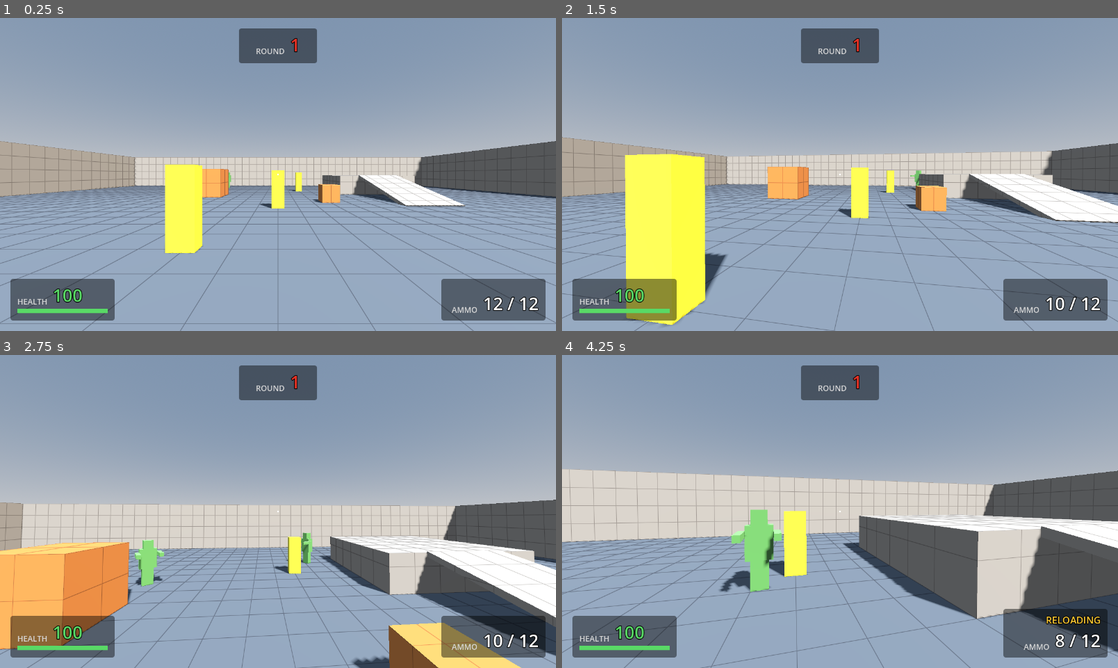
Above: before the commit, frames 1-4 (two rows, left to right).
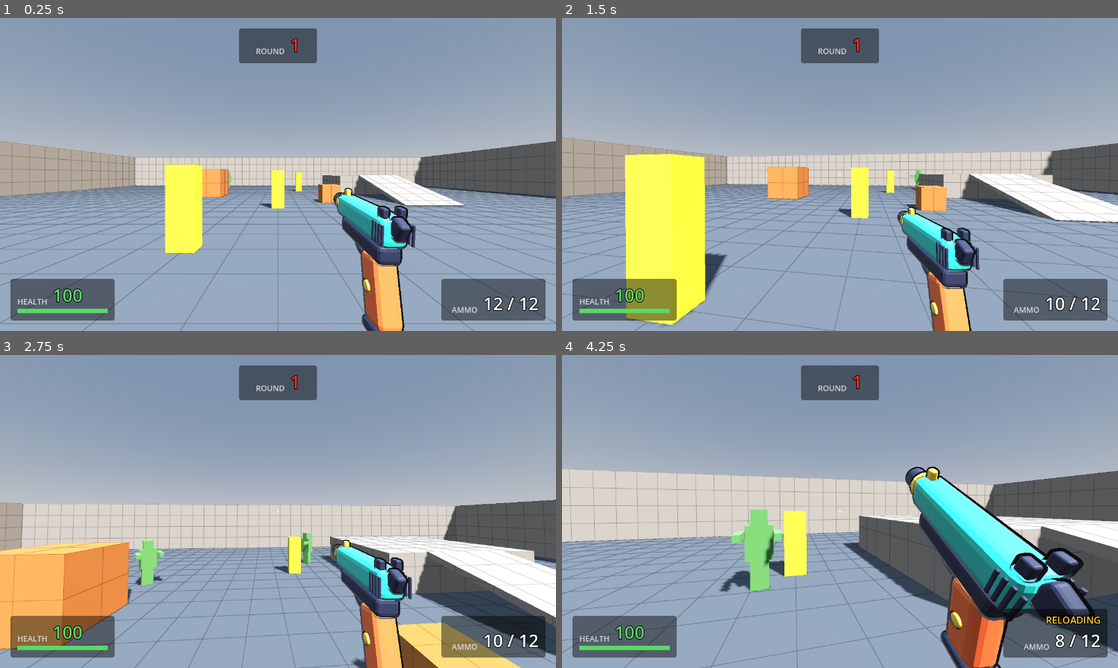
Above: after the commit, the same moments.

Repository: juanakajuan/zombie-survival-fps
Game: Godot game, scene res://levels/test_range.tscn
Two runs of this game, one before a commit and one after it. Both use one fixed random seed, a clock stepped at 60 frames per second and the inputs below.
Inputs (mouse positions are in pixels of both pictures, inside the frame that each line leads up to):
- Up to frame 1 (0.25 s): no input
- Up to frame 2 (1.5 s): tap Enter (restart) at 0.5 s; move the mouse to (867, 174) at 0.52 s; hold Ctrl (crouch) 0.53-1.28 s; hold W (move_forward) from 0.53 s (still down); tap Space (jump) at 0.77, 1.07 s; click (867, 174) at 0.8 s; move the mouse to (812, 174) at 1.27 s; click (812, 174) at 1.35 s
- Up to frame 3 (2.75 s): keep holding W (move_forward); tap Space (jump) at 1.52, 1.82, 2.3 s; tap Shift (sprint) at 1.55 s; move the mouse to (289, 505) at 2.02 s; hold Shift (sprint) from 2.03 s (still down)
- Up to frame 4 (4.25 s): keep holding W (move_forward); move the mouse to (834, 517) at 2.77 s; release Shift (sprint) at 2.78 s; tap Space (jump) at 2.85, 3.02, 3.32, 3.77, 4.07 s; click (834, 517) at 2.92 s; tap Ctrl (crouch) at 3.05 s; move the mouse to (878, 514) at 3.52 s; hold Ctrl (crouch) from 3.53 s (still down); click (878, 514) at 3.8 s; tap R (reload) at 4.15 s

The runs differ from the first frame. In frame 1, 3.7% of the frame differs, in the area x 59-75%, y 54-100%; in frame 2, 3.2%; in frame 3, 3.2%; in frame 4, 9.7%, in the area x 61-96%, y 35-100%.

Commit message:
feat: add a cartoon pistol model with fire, reload, and movement animations (#13)
* feat: add a cartoon pistol model to the starting weapon

* feat: animate the pistol for firing, reloading, and movement

* feat: reload by throwing the pistol away and drawing a new one

Diff:
--- a/project.godot
+++ b/project.godot
@@ -94,6 +94,8 @@
 [layer_names]
 
 3d_render/layer_2="player_body"
+3d_physics/layer_1="world"
+3d_physics/layer_2="debris"
 
 [physics]
 
--- /dev/null
+++ b/tests/weapons/test_view_model.gd
@@ -0,0 +1,107 @@
+extends TestCase
+
+const PLAYER_SCENE: PackedScene = preload("res://player/player.tscn")
+const MODEL_PATH := "Head/Camera3D/Weapon/PistolView/Motion/Model"
+const SETTLE_FRAMES := 60
+
+
+func test_gun_rises_into_view_after_spawn() -> void:
+	var player := await _spawn_player(1)
+	var start := _pose(player).origin
+	await physics_frames(SETTLE_FRAMES)
+	assert_true(_pose(player).origin.y > start.y + 0.05, "the gun moves up into view")
+
+
+func test_shot_kicks_the_gun_back_and_it_returns() -> void:
+	var player := await _spawn_player(SETTLE_FRAMES)
+	var rest := _pose(player)
+	Input.action_press("fire")
+	await physics_frames(2)
+	var kicked := _pose(player)
+	assert_true(kicked.origin.z > rest.origin.z + 0.01, "the gun moves back toward the camera")
+	assert_true(_muzzle_pitch(kicked) > _muzzle_pitch(rest) + 0.05, "the muzzle points up")
+	Input.action_release("fire")
+	await physics_frames(SETTLE_FRAMES)
+	assert_true(_pose(player).origin.distance_to(rest.origin) < 0.005, "the gun is back at rest")
+
+
+func test_reload_throws_the_gun_behind_the_player_and_draws_a_new_one() -> void:
+	var player := await _spawn_player(SETTLE_FRAMES)
+	var weapon := player.get_node("Head/Camera3D/Weapon") as Weapon
+	var model := player.get_node(MODEL_PATH) as Node3D
+	var rest := _pose(player)
+	weapon.try_fire()
+	await physics_frames(SETTLE_FRAMES)
+	weapon.start_reload()
+	var hands_were_empty := false
+	var frames := ceili(weapon.data.reload_time * Engine.physics_ticks_per_second) + 10
+	for i in frames:
+		await physics_frames(1)
+		if not model.is_visible_in_tree():
+			hands_were_empty = true
+	assert_true(hands_were_empty, "the gun leaves the hand during the reload")
+	var thrown := get_tree().get_nodes_in_group("thrown_gun")
+	assert_eq(thrown.size(), 1, "one gun was thrown")
+	var gun := thrown[0] as Node3D
+	assert_true(gun.global_position.z > player.global_position.z + 0.5, "the thrown gun is behind the player")
+	assert_true(not weapon.is_reloading(), "the reload is over")
+	assert_true(model.is_visible_in_tree(), "a new gun is in the hand")
+	assert_true(_pose(player).origin.distance_to(rest.origin) < 0.005, "the new gun is at rest")
+
+
+func test_sprinting_points_the_gun_away_from_the_crosshair() -> void:
+	var player := await _spawn_player(SETTLE_FRAMES)
+	var rest := _pose(player)
+	Input.action_press("move_forward")
+	Input.action_press("sprint")
+	await physics_frames(SETTLE_FRAMES)
+	assert_true(player.is_sprinting(), "the player sprints")
+	var forward := -_pose(player).basis.z
+	assert_true(forward.angle_to(-rest.basis.z) > deg_to_rad(15.0), "the gun turns away from the crosshair")
+
+
+func test_walking_bobs_the_gun() -> void:
+	var player := await _spawn_player(SETTLE_FRAMES)
+	Input.action_press("move_forward")
+	var lowest := INF
+	var highest := -INF
+	for i in SETTLE_FRAMES:
+		await physics_frames(1)
+		var y := _pose(player).origin.y
+		lowest = minf(lowest, y)
+		highest = maxf(highest, y)
+	assert_true(highest - lowest > 0.005, "the gun moves up and down while walking")
+
+
+func test_gun_goes_down_when_the_player_dies() -> void:
+	var player := await _spawn_player(SETTLE_FRAMES)
+	var rest := _pose(player)
+	Health.find_on(player).damage(10000.0)
+	await physics_frames(SETTLE_FRAMES)
+	assert_true(_pose(player).origin.y < rest.origin.y - 0.1, "the gun drops out of view")
+
+
+## The model's transform as the camera sees it.
+func _pose(player: Player) -> Transform3D:
+	var camera := player.get_node("Head/Camera3D") as Camera3D
+	var model := player.get_node(MODEL_PATH) as Node3D
+	return camera.global_transform.affine_inverse() * model.global_transform
+
+
+func _muzzle_pitch(pose: Transform3D) -> float:
+	return asin(clampf(-pose.basis.z.y, -1.0, 1.0))
+
+
+func _spawn_player(frames: int) -> Player:
+	var floor_body := StaticBody3D.new()
+	var floor_shape := CollisionShape3D.new()
+	var box := BoxShape3D.new()
+	box.size = Vector3(200.0, 1.0, 200.0)
+	floor_shape.shape = box
+	floor_shape.position = Vector3(0.0, -0.5, 0.0)
+	floor_body.add_child(floor_shape)
+	add_child(floor_body)
+	var player := PLAYER_SCENE.instantiate() as Player
+	add_child(player)
+	await physics_frames(frames)
+	return player
--- a/tests/weapons/test_weapon.gd
+++ b/tests/weapons/test_weapon.gd
@@ -3,6 +3,7 @@
 const DUMMY_SCENE: PackedScene = preload("res://targets/target_dummy.tscn")
 const PLAYER_SCENE: PackedScene = preload("res://player/player.tscn")
 const WEAPON_SCENE: PackedScene = preload("res://weapons/weapon.tscn")
+const THROWN_GUN_SCENE: PackedScene = preload("res://weapons/pistol_thrown.tscn")
 const PISTOL: WeaponData = preload("res://weapons/pistol.tres")
 const TARGET_DISTANCE := 5.0
 const FRAME_MARGIN := 2
@@ -150,6 +151,33 @@
 	assert_almost_eq(player_health.current, player_health.max_health, 0.001, "player is unharmed")
 	assert_true(hit_colliders.size() == 1 and hit_colliders[0] == dummy, "the only hit is the dummy")
 	assert_eq(weapon.ammo, PISTOL.magazine_size - 1, "one round used")
+
+
+func test_player_sees_the_pistol_model() -> void:
+	var player := await _spawn_player()
+	var camera := player.get_node("Head/Camera3D") as Camera3D
+	var meshes := player.get_node("Head/Camera3D/Weapon").find_children("*", "MeshInstance3D", true, false)
+	assert_true(meshes.size() > 0, "the pistol has a model")
+	var in_view := 0
+	for node in meshes:
+		var mesh := node as MeshInstance3D
+		var center := mesh.global_transform * mesh.get_aabb().get_center()
+		if mesh.is_visible_in_tree() and camera.is_position_in_frustum(center):
+			in_view += 1
+	assert_true(in_view > 0, "the pistol model is in the camera view")
+
+
+func test_shot_goes_through_a_thrown_gun() -> void:
+	var weapon := _spawn_weapon(_data())
+	var dummy := await _spawn_dummy(Vector3(0.0, 0.0, -TARGET_DISTANCE))
+	var gun := THROWN_GUN_SCENE.instantiate() as RigidBody3D
+	gun.freeze = true
+	add_child(gun)
+	gun.global_position = Vector3(0.0, weapon.global_position.y, -TARGET_DISTANCE / 2.0)
+	await physics_frames(FRAME_MARGIN)
+	var health := Health.find_on(dummy)
+	assert_true(weapon.try_fire(), "shot fires")
+	assert_true(health.current < health.max_health, "the dummy behind the thrown gun is hit")
 
 
 func _data() -> WeaponData:
--- a/weapons/pistol.tres
+++ b/weapons/pistol.tres
@@ -1,6 +1,7 @@
 [gd_resource type="Resource" script_class="WeaponData" format=3]
 
 [ext_resource type="Script" path="res://weapons/weapon_data.gd" id="1_data"]
+[ext_resource type="PackedScene" path="res://weapons/pistol_view.tscn" id="2_view"]
 
 [resource]
 script = ExtResource("1_data")
@@ -10,3 +11,4 @@
 reload_time = 1.2
 max_range = 100.0
 automatic = false
+view_model = ExtResource("2_view")
--- /dev/null
+++ b/weapons/pistol_thrown.tscn
@@ -0,0 +1,22 @@
+[gd_scene format=3]
+
+[ext_resource type="Script" path="res://weapons/thrown_gun.gd" id="1_thrown"]
+[ext_resource type="PackedScene" path="res://weapons/pistol.glb" id="2_model"]
+
+[sub_resource type="BoxShape3D" id="shape"]
+size = Vector3(0.05, 0.21, 0.26)
+
+[sub_resource type="PhysicsMaterial" id="bounce"]
+bounce = 0.35
+
+[node name="PistolThrown" type="RigidBody3D" groups=["thrown_gun"]]
+collision_layer = 2
+mass = 0.8
+physics_material_override = SubResource("bounce")
+script = ExtResource("1_thrown")
+
+[node name="CollisionShape3D" type="CollisionShape3D" parent="."]
+transform = Transform3D(1, 0, 0, 0, 1, 0, 0, 0, 1, 0, 0.02, -0.07)
+shape = SubResource("shape")
+
+[node name="Model" parent="." instance=ExtResource("2_model")]
--- /dev/null
+++ b/weapons/pistol_view.tscn
@@ -0,0 +1,17 @@
+[gd_scene format=3]
+
+[ext_resource type="Script" path="res://weapons/view_model.gd" id="1_view"]
+[ext_resource type="PackedScene" path="res://weapons/pistol.glb" id="2_model"]
+[ext_resource type="PackedScene" path="res://weapons/pistol_thrown.tscn" id="3_thrown"]
+
+[node name="PistolView" type="Node3D" node_paths=PackedStringArray("motion", "model", "slide")]
+script = ExtResource("1_view")
+motion = NodePath("Motion")
+model = NodePath("Motion/Model")
+slide = NodePath("Motion/Model/Slide")
+thrown_scene = ExtResource("3_thrown")
+
+[node name="Motion" type="Node3D" parent="."]
+transform = Transform3D(1, 0, 0, 0, 1, 0, 0, 0, 1, 0.16, -0.19, -0.3)
+
+[node name="Model" parent="Motion" instance=ExtResource("2_model")]
--- /dev/null
+++ b/weapons/thrown_gun.gd
@@ -0,0 +1,13 @@
+class_name ThrownGun
+extends RigidBody3D
+## A gun the player threw away. It tumbles as debris, then shrinks away after its lifetime.
+
+@export_range(0.5, 120.0, 0.5, "suffix:s") var lifetime: float = 10.0
+@export_range(0.05, 2.0, 0.05, "suffix:s") var shrink_time: float = 0.4
+
+
+func _ready() -> void:
+	var tween := create_tween()
+	tween.tween_interval(lifetime)
+	tween.tween_property(self, "scale", Vector3.ONE * 0.01, shrink_time).set_ease(Tween.EASE_IN).set_trans(Tween.TRANS_BACK)
+	tween.tween_callback(queue_free)
--- /dev/null
+++ b/weapons/view_model.gd
@@ -0,0 +1,249 @@
+class_name ViewModel
+extends Node3D
+## First-person weapon model. Make it the root of a `view_model` scene, with this layout:
+## ViewModel > Motion > Model. Motion holds the hand position and follows the player's movement
+## (bob, sprint, crouch, jump, landing, look sway). Model plays the one-shot motions
+## (raise, recoil, reload, lower on death) relative to Motion. A reload throws the gun away
+## over the shoulder as debris and draws an identical new one.
+
+@export var motion: Node3D
+@export var model: Node3D
+@export var slide: Node3D
+
+@export_group("Raise")
+@export_range(0.0, 2.0, 0.01, "suffix:s") var raise_time: float = 0.45
+@export_range(0.0, 0.5, 0.005, "suffix:m") var lower_distance: float = 0.25
+
+@export_group("Recoil")
+@export_range(0.0, 0.2, 0.005, "suffix:m") var kick_distance: float = 0.05
+@export_range(0.0, 45.0, 0.5, "suffix:°") var kick_angle: float = 12.0
+@export_range(0.0, 0.1, 0.005, "suffix:m") var slide_travel: float = 0.035
+@export_range(0.01, 1.0, 0.01, "suffix:s") var recoil_time: float = 0.14
+
+@export_group("Reload")
+## The gun that flies away. With none, the gun only goes out of view and comes back.
+@export var thrown_scene: PackedScene
+## Where the gun moves before the throw, relative to its rest place.
+@export var wind_up_offset: Vector3 = Vector3(0.03, 0.06, 0.08)
+@export_range(-90.0, 90.0, 1.0, "suffix:°") var wind_up_angle: float = 35.0
+## How far the gun moves in view space during the toss, before it flies free as debris.
+@export var toss_offset: Vector3 = Vector3(0.06, 0.5, 0.2)
+## Throw velocity in view space: +X is right, +Y is up, +Z is back. The player's own velocity is added.
+@export var throw_velocity: Vector3 = Vector3(1.5, 3.5, 4.0)
+## Spin in view space, in rad/s. +X flips the muzzle up and back.
+@export var throw_spin: Vector3 = Vector3(14.0, 0.0, 3.0)
+
+@export_group("Bob")
+## Bob cycles for each metre the player moves on the floor.
+@export_range(0.0, 2.0, 0.01) var bob_cycles_per_metre: float = 0.32
+@export_range(0.0, 0.05, 0.001, "suffix:m") var bob_amount: float = 0.012
+## Speed at which the bob is at full bob_amount. It grows past that while sprinting.
+@export_range(0.1, 20.0, 0.1, "suffix:m/s") var bob_reference_speed: float = 4.5
+@export_range(0.0, 0.02, 0.0005, "suffix:m") var idle_sway_amount: float = 0.003
+
+@export_group("Poses")
+@export_range(0.0, 90.0, 1.0, "suffix:°") var sprint_pitch: float = 22.0
+@export_range(0.0, 90.0, 1.0, "suffix:°") var sprint_yaw: float = 30.0
+@export var sprint_offset: Vector3 = Vector3(-0.04, -0.04, 0.03)
+@export var crouch_offset: Vector3 = Vector3(-0.02, 0.01, 0.0)
+@export_range(0.0, 45.0, 1.0, "suffix:°") var crouch_roll: float = 8.0
+## Each second, the pose closes this much of the gap to its target. Higher is snappier.
+@export_range(0.1, 40.0, 0.1) var pose_sharpness: float = 10.0
+
+@export_group("Air")
+## How far the gun lags per m/s of vertical speed in the air.
+@export_range(0.0, 0.02, 0.0005, "suffix:m") var air_lag_per_speed: float = 0.003
+@export_range(0.0, 0.1, 0.001, "suffix:m") var max_air_lag: float = 0.04
+## How far the gun dips per m/s of fall speed when the player lands.
+@export_range(0.0, 0.02, 0.0005, "suffix:m") var land_dip_per_speed: float = 0.004
+@export_range(0.0, 0.1, 0.001, "suffix:m") var max_land_dip: float = 0.05
+
+@export_group("Look sway")
+## How far the gun turns behind the view, per radian the view turns in one frame.
+@export_range(0.0, 2.0, 0.01) var look_sway: float = 0.6
+@export_range(0.0, 20.0, 0.5, "suffix:°") var max_look_sway: float = 6.0
+
+var _motion_rest: Transform3D
+var _model_rest: Transform3D
+var _slide_rest: Vector3
+var _tween: Tween
+var _wind_up: Transform3D
+var _toss_time := 0.0
+var _player: Player
+var _lowered := false
+
+var _bob_phase := 0.0
+var _time := 0.0
+var _sprint := 0.0
+var _crouch := 0.0
+var _air_lag := 0.0
+var _land_dip := 0.0
+var _was_on_floor := true
+var _last_fall_speed := 0.0
+var _look_sway := Vector2.ZERO
+var _last_view := Vector2.ZERO
+
+
+func _ready() -> void:
+	_motion_rest = motion.transform
+	_model_rest = model.transform
+	_slide_rest = slide.position
+	_player = _find_player()
+	_last_view = _view_angles()
+	if _player != null:
+		_player.died.connect(_on_player_died)
+	var weapon := get_parent() as Weapon
+	if weapon != null:
+		weapon.fired.connect(_on_fired)
+		weapon.reload_started.connect(_on_reload_started.bind(weapon))
+		weapon.reload_finished.connect(_settle)
+	_raise()
+
+
+func _process(delta: float) -> void:
+	_time += delta
+	var weight := 1.0 - exp(-pose_sharpness * delta)
+	var speed := 0.0
+	var on_floor := true
+	var vertical := 0.0
+	var sprinting := false
+	var crouching := false
+	if _player != null and not _player.is_dead():
+		speed = Vector2(_player.velocity.x, _player.velocity.z).length()
+		on_floor = _player.is_on_floor()
+		vertical = _player.velocity.y
+		sprinting = _player.is_sprinting()
+		crouching = _player.is_crouching()
+
+	if on_floor:
+		_bob_phase = fmod(_bob_phase + speed * delta * bob_cycles_per_metre * TAU, TAU)
+	if on_floor and not _was_on_floor:
+		_land_dip = minf(_last_fall_speed * land_dip_per_speed, max_land_dip)
+	_was_on_floor = on_floor
+	_last_fall_speed = maxf(-vertical, 0.0)
+	_land_dip = lerpf(_land_dip, 0.0, weight)
+	var air_target := 0.0 if on_floor else clampf(-vertical * air_lag_per_speed, -max_air_lag, max_air_lag)
+	_air_lag = lerpf(_air_lag, air_target, weight)
+	_sprint = lerpf(_sprint, 1.0 if sprinting else 0.0, weight)
+	_crouch = lerpf(_crouch, 1.0 if crouching else 0.0, weight)
+
+	var view := _view_angles()
+	var turn := Vector2(angle_difference(_last_view.x, view.x), angle_difference(_last_view.y, view.y))
+	_last_view = view
+	var max_sway := deg_to_rad(max_look_sway)
+	var sway_target := (-turn * look_sway).clamp(Vector2(-max_sway, -max_sway), Vector2(max_sway, max_sway))
+	_look_sway = _look_sway.lerp(sway_target, weight)
+
+	var bob_scale := 0.0 if not on_floor else speed / bob_reference_speed
+	var bob := Vector3(sin(_bob_phase), -absf(cos(_bob_phase)), 0.0) * bob_amount * bob_scale
+	var idle := Vector3(sin(_time * 1.1), sin(_time * 2.2) * 0.5, 0.0) * idle_sway_amount
+	var offset := bob + idle + sprint_offset * _sprint + crouch_offset * _crouch \
+		+ Vector3(0.0, _air_lag - _land_dip, 0.0)
+	motion.transform = _motion_rest.translated(offset) \
+		.rotated_local(Vector3.UP, deg_to_rad(sprint_yaw) * _sprint + _look_sway.x) \
+		.rotated_local(Vector3.RIGHT, -deg_to_rad(sprint_pitch) * _sprint + _look_sway.y) \
+		.rotated_local(Vector3.FORWARD, -deg_to_rad(crouch_roll) * _crouch)
+
+
+func _raise() -> void:
+	_restart_tween()
+	model.transform = _lowered_transform()
+	_tween.set_ease(Tween.EASE_OUT).set_trans(Tween.TRANS_BACK)
+	_tween.tween_property(model, "transform", _model_rest, raise_time)
+
+
+func _on_fired() -> void:
+	if _lowered:
+		return
+	_restart_tween()
+	model.transform = _model_rest.translated_local(Vector3(0.0, 0.0, kick_distance)) \
+		.rotated_local(Vector3.RIGHT, deg_to_rad(kick_angle))
+	slide.position = _slide_rest + Vector3(0.0, 0.0, slide_travel)
+	_tween.set_ease(Tween.EASE_OUT).set_trans(Tween.TRANS_BACK)
+	_tween.tween_property(model, "transform", _model_rest, recoil_time)
+	_tween.parallel().tween_property(slide, "position", _slide_rest, recoil_time * 0.6)
+
+
+func _on_reload_started(weapon: Weapon) -> void:
+	if _lowered:
+		return
+	_restart_tween()
+	var time := weapon.data.reload_time
+	_wind_up = _model_rest.translated_local(wind_up_offset).rotated_local(Vector3.RIGHT, deg_to_rad(wind_up_angle))
+	_toss_time = time * 0.2
+	slide.position = _slide_rest
+	_tween.set_ease(Tween.EASE_OUT).set_trans(Tween.TRANS_CUBIC)
+	_tween.tween_property(model, "transform", _wind_up, time * 0.1)
+	_tween.tween_method(_toss_step, 0.0, 1.0, _toss_time).set_ease(Tween.EASE_IN).set_trans(Tween.TRANS_QUAD)
+	_tween.tween_callback(_throw)
+	_tween.tween_interval(time * 0.1)
+	_tween.tween_callback(_take_out_new_gun)
+	_tween.tween_property(model, "transform", _model_rest, time * 0.4).set_ease(Tween.EASE_OUT).set_trans(Tween.TRANS_BACK)
+	_tween.tween_property(slide, "position", _slide_rest + Vector3(0.0, 0.0, slide_travel), time * 0.08)
+	_tween.tween_property(slide, "position", _slide_rest, time * 0.07).set_trans(Tween.TRANS_BACK)
+
+
+## Moves the gun along the toss. progress goes from 0 at the wind-up to 1 where the gun flies free.
+func _toss_step(progress: float) -> void:
+	model.transform = _wind_up.translated(toss_offset * progress) \
+		.rotated_local(Vector3.RIGHT, throw_spin.x * _toss_time * progress)
+
+
+func _throw() -> void:
+	model.hide()
+	if thrown_scene == null or _player == null:
+		return
+	var gun := thrown_scene.instantiate() as RigidBody3D
+	_player.get_parent().add_child(gun)
+	gun.global_transform = model.global_transform
+	gun.add_collision_exception_with(_player)
+	gun.linear_velocity = _player.velocity + global_basis * throw_velocity
+	gun.angular_velocity = global_basis * throw_spin
+
+
+func _take_out_new_gun() -> void:
+	model.transform = _lowered_transform()
+	model.show()
+
+
+## Puts every part at rest, so a reload always ends with the gun ready even if its motion was cut short.
+func _settle() -> void:
+	if _lowered:
+		return
+	if _tween != null:
+		_tween.kill()
+	model.transform = _model_rest
+	slide.position = _slide_rest
+	model.show()
+
+
+func _on_player_died() -> void:
+	_lowered = true
+	_restart_tween()
+	_tween.set_ease(Tween.EASE_IN).set_trans(Tween.TRANS_CUBIC)
+	_tween.tween_property(model, "transform", _lowered_transform(), raise_time)
+
+
+func _lowered_transform() -> Transform3D:
+	return _model_rest.translated_local(Vector3(0.0, -lower_distance, 0.0)).rotated_local(Vector3.RIGHT, deg_to_rad(-40.0))
+
+
+func _restart_tween() -> void:
+	if _tween != null:
+		_tween.kill()
+	_tween = create_tween()
+
+
+## Yaw and pitch of this node's view, in radians.
+func _view_angles() -> Vector2:
+	var forward := -global_basis.z
+	return Vector2(atan2(-forward.x, -forward.z), asin(clampf(forward.y, -1.0, 1.0)))
+
+
+func _find_player() -> Player:
+	var ancestor := get_parent()
+	while ancestor != null:
+		if ancestor is Player:
+			return ancestor as Player
+		ancestor = ancestor.get_parent()
+	return null
--- a/weapons/weapon.gd
+++ b/weapons/weapon.gd
@@ -10,6 +10,8 @@
 enum State { READY, RELOADING }
 
 @export var data: WeaponData
+## Physics layers that a shot can hit. Debris, such as thrown guns, is not on them.
+@export_flags_3d_physics var hit_mask: int = 1
 
 var ammo: int
 ## When false, the fire and reload actions do nothing. The owner turns it off while the mouse is released.
@@ -23,6 +25,8 @@
 
 func _ready() -> void:
 	ammo = data.magazine_size
+	if data.view_model != null:
+		add_child(data.view_model.instantiate())
 	var ancestor: Node = get_parent()
 	while ancestor != null:
 		if ancestor is CollisionObject3D:
@@ -79,6 +83,7 @@
 func _shoot() -> void:
 	var query := PhysicsRayQueryParameters3D.create(global_position, global_position - global_basis.z * data.max_range)
 	query.exclude = _excluded
+	query.collision_mask = hit_mask
 	query.hit_from_inside = true
 	var result: Dictionary = get_world_3d().direct_space_state.intersect_ray(query)
 	if result.is_empty():
--- a/weapons/weapon_data.gd
+++ b/weapons/weapon_data.gd
@@ -7,3 +7,5 @@
 @export_range(0.0, 10.0, 0.05, "suffix:s") var reload_time: float = 1.2
 @export_range(1.0, 1000.0, 1.0, "suffix:m") var max_range: float = 100.0
 @export var automatic: bool = false
+## The model the player sees in first person. The Weapon node adds it as a child.
+@export var view_model: PackedScene
Not shown, added: art_source/.gdignore
Not shown, added: tests/weapons/test_view_model.gd.uid
Binary file added: weapons/pistol.glb
Not shown, added: weapons/pistol.glb.import
Not shown, added: weapons/thrown_gun.gd.uid
Not shown, added: weapons/view_model.gd.uid
Not shown, changed: DESIGN.md
Not shown, added: art_source/pistol.blend
